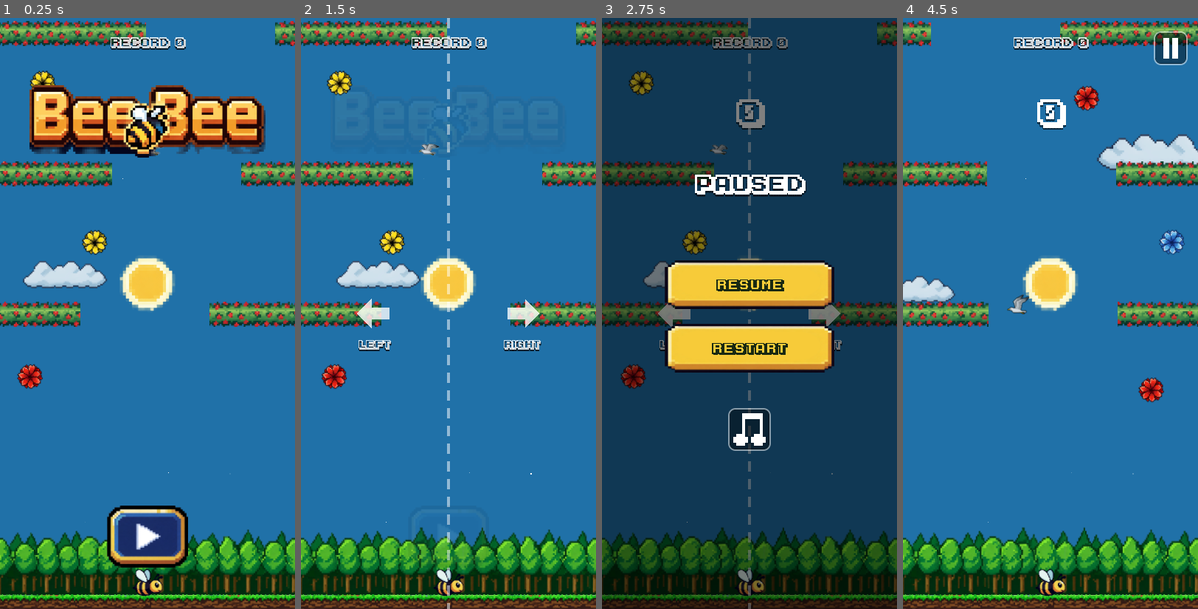
Above: before the commit, frames 1-4 (left to right).
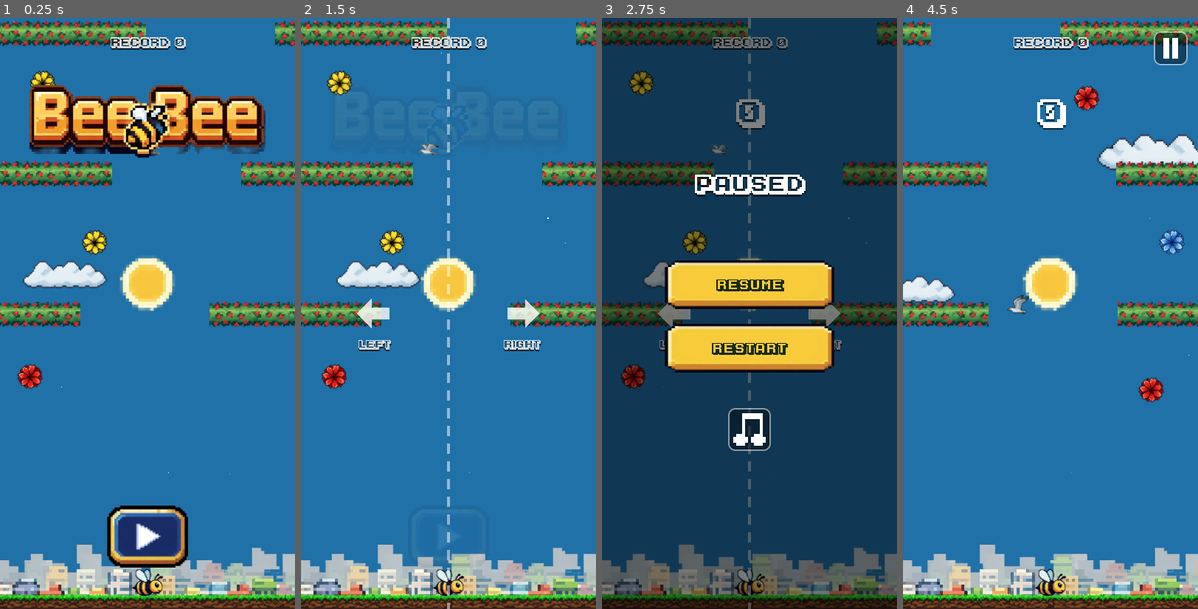
Above: after the commit, the same moments.

Repository: costanoy/bee-bee
Game: Godot game, scene res://scenes/main.tscn
The game is run twice, just before and just after one commit, with the same random seed, the same clock (stepped at 60 frames per second) and the same inputs.
Inputs (mouse positions are in pixels of both pictures, inside the frame that each line leads up to):
- Up to frame 1 (0.25 s): no input
- Up to frame 2 (1.5 s): click (448, 538) at 0.5 s; click (448, 538) at 1.25 s
- Up to frame 3 (2.75 s): click (870, 47) at 2 s
- Up to frame 4 (4.5 s): click "Restart" at 2.75 s; click (1171, 47) at 3.5 s; click "Restart" at 4.25 s

The runs differ from the first frame. In frame 1, 8.0% of the frame differs, in the area x 0-100%, y 27-98%; in frame 2, 9.4%; in frame 3, 9.3%; in frame 4, 9.4%, in the area x 0-100%, y 5-98%.

Commit message:
Bump day cloud opacity, drop the tree sprite, scatter stars around the sky
Clouds get a slightly higher alpha by day (0.95 vs the previous flat
0.85); night is untouched since the darker tint already gives them
presence there. The static tree line behind the cold-start ground is
gone now that the city skyline sits behind everything. Stars (both the
night field and the always-on day handful) now jump to a new random
spot once per twinkle cycle, timed to the dim trough of their sine so
the relocation isn't a visible pop — reads as stars coming and going
around the sky instead of a fixed scatter that only pulses in place.

Co-Authored-By: Claude Sonnet 5 <noreply@anthropic.com>

Diff:
--- a/scripts/main.gd
+++ b/scripts/main.gd
@@ -1,6 +1,6 @@
 extends Node2D
 
-# Bee Bee — root game script. Everything (camera, bee, UI, ground/trees,
+# Bee Bee — root game script. Everything (camera, bee, UI, ground,
 # obstacles, flowers, clouds) is built here by code rather than laid out by
 # hand in the editor — see HANDOFF_Claude_Code.md section 2 for why.
 
@@ -66,6 +66,11 @@
 # they glow against the night like cut-outs. Obstacles and flowers stay
 # untinted on purpose — they're what the player has to read at speed.
 const NIGHT_DECOR_TINT := Color(0.52, 0.57, 0.74)
+# Clouds read a little washed-out against the bright day sky at their
+# baseline alpha; night keeps that baseline since the darker tint above
+# already gives them enough presence against the night backdrop.
+const DAY_CLOUD_ALPHA := 0.95
+const NIGHT_CLOUD_ALPHA := 0.85
 
 # Icons are drawn as pixel grids rather than imported art, so they match
 # the game's own resolution instead of being scaled-down smooth shapes.
@@ -118,8 +123,6 @@
 const GROUND_CANVAS_W := 1568.0
 const GROUND_GRASS_Y0 := 416.0
 const GROUND_GRASS_Y1 := 494.0
-const TREES_CANVAS_W := 1568.0
-const TREES_BOTTOM_Y := 636.0
 # The mountain (with its own sun) now lives in sky.gd instead — a
 # screen-space horizon element that sinks slowly as the bee climbs
 # rather than a world sprite that scrolls away at the normal 1:1 rate.
@@ -156,7 +159,6 @@
 var camera: Camera2D
 var sky: Node
 var ground_sprite: Sprite2D
-var trees_sprite: Sprite2D
 
 var pixel_font: FontFile
 
@@ -295,18 +297,15 @@
 	if ground_sprite:
 		ground_sprite.queue_free()
 		ground_sprite = null
-	if trees_sprite:
-		trees_sprite.queue_free()
-		trees_sprite = null
 
 
 func _reset_to_ground_scene() -> void:
-	# Builds a fresh grounded start: bee resting on the ground, trees behind
-	# it, world regenerated. Used both at app cold-start and on every
-	# "Play Again" after a game over. Per spec 4.8, the one thing this must
-	# NOT do is re-randomize the world that's already visible behind the
-	# start screen the very first time the player presses Play — callers
-	# handle that by only calling this once before that first press.
+	# Builds a fresh grounded start: bee resting on the ground, world
+	# regenerated. Used both at app cold-start and on every "Play Again"
+	# after a game over. Per spec 4.8, the one thing this must NOT do is
+	# re-randomize the world that's already visible behind the start screen
+	# the very first time the player presses Play — callers handle that by
+	# only calling this once before that first press.
 	_clear_world()
 	sky.reset_run()
 	collect_step = 0
@@ -314,15 +313,6 @@
 
 	var ground_y := 0.0
 	var ground_scale: float = SCREEN_W / GROUND_CANVAS_W
-
-	trees_sprite = Sprite2D.new()
-	trees_sprite.texture = load("res://art/trees.png")
-	trees_sprite.centered = false
-	var trees_scale: float = SCREEN_W / TREES_CANVAS_W
-	trees_sprite.scale = Vector2.ONE * trees_scale
-	trees_sprite.position = Vector2(0.0, ground_y - TREES_BOTTOM_Y * trees_scale)
-	trees_sprite.z_index = -1
-	add_child(trees_sprite)
 
 	ground_sprite = Sprite2D.new()
 	ground_sprite.texture = load("res://art/ground.png")
@@ -406,6 +396,7 @@
 		add_child(cloud)
 		cloud.setup()
 		cloud.self_modulate = _decor_tint()
+		cloud.modulate.a = lerp(DAY_CLOUD_ALPHA, NIGHT_CLOUD_ALPHA, sky.darkness(elapsed))
 		clouds.append(cloud)
 
 	if score < 75 and randf() < 0.15:
--- a/scripts/sky.gd
+++ b/scripts/sky.gd
@@ -74,11 +74,13 @@
 var star_nodes: Array[Node] = []
 var star_phases: Array[float] = []
 var star_speeds: Array[float] = []
+var star_cycles: Array[int] = []
 var sky_time := 0.0
 
 var day_star_nodes: Array[Node] = []
 var day_star_phases: Array[float] = []
 var day_star_speeds: Array[float] = []
+var day_star_cycles: Array[int] = []
 
 var mountain: Sprite2D
 var mountain_ref_camera_y := 0.0
@@ -148,6 +150,7 @@
 		star_nodes.append(star)
 		star_phases.append(randf() * TAU)
 		star_speeds.append(1.4 + randf() * 1.8)
+		star_cycles.append(0)
 
 	# Direct children of `layer`, not `stars_layer` — that Control's own
 	# alpha is what the night fade animates, so anything inside it is
@@ -159,6 +162,7 @@
 		day_star_nodes.append(star)
 		day_star_phases.append(randf() * TAU)
 		day_star_speeds.append(1.4 + randf() * 1.8)
+		day_star_cycles.append(0)
 
 
 func _make_dot(pos: Vector2) -> Control:
@@ -239,14 +243,29 @@
 	# no separate fade window to keep in sync.
 	stars_layer.modulate.a = t2
 	sky_time += delta
+	var size: Vector2 = get_viewport().get_visible_rect().size
 	if t2 > 0.0:
 		for i in star_nodes.size():
-			var twinkle: float = 0.55 + 0.45 * sin(sky_time * star_speeds[i] + star_phases[i])
+			var phase_val: float = sky_time * star_speeds[i] + star_phases[i]
+			# A star hops to a new spot once per twinkle cycle, timed to the
+			# dip near the bottom of its sine so the jump lands while it's
+			# nearly invisible — reads as stars coming and going around the
+			# sky rather than a handful of fixed points just pulsing.
+			var cycle: int = int(floor(phase_val / TAU))
+			if cycle != star_cycles[i]:
+				star_cycles[i] = cycle
+				star_nodes[i].position = Vector2(randf() * size.x, randf() * size.y)
+			var twinkle: float = 0.55 + 0.45 * sin(phase_val)
 			star_nodes[i].modulate.a = twinkle
 	# The day stars twinkle the same way at all times, day included — sky_time
 	# already advances unconditionally above so this stays in sync with them.
 	for i in day_star_nodes.size():
-		var twinkle: float = 0.55 + 0.45 * sin(sky_time * day_star_speeds[i] + day_star_phases[i])
+		var phase_val: float = sky_time * day_star_speeds[i] + day_star_phases[i]
+		var cycle: int = int(floor(phase_val / TAU))
+		if cycle != day_star_cycles[i]:
+			day_star_cycles[i] = cycle
+			day_star_nodes[i].position = Vector2(randf() * size.x, randf() * size.y)
+		var twinkle: float = 0.55 + 0.45 * sin(phase_val)
 		day_star_nodes[i].modulate.a = twinkle
 
 	_check_triggers(score)
Binary file removed: art/trees.png
Not shown, removed: art/trees.png.import
